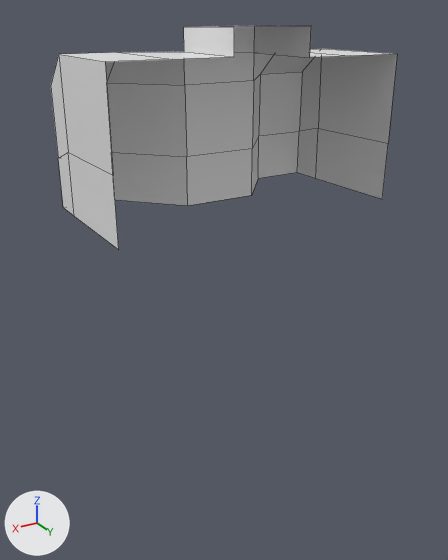
A saved change to the FBX model Assets/Scenes/Pawsville/Environment/Lvl2_Pawsville_Predio.fbx.
Rendered twice from a 50 mm camera at (122.33, 17.12, 6.4) aimed at (110.6, -2.42, -3.37). Lighting does not change. The marker at lower left points along +X, +Y and +Z. Mesh edges are drawn as thin lines. Where no turn or scale is listed for an object, it has been applied to the vertices.

The scene before the commit, as lines of its bpy script (objects in view):
```python
me_cube_015 = bpy.data.meshes.new('Cube.015')
me_cube_015.from_pydata(...)  # 42 vertices, 31 faces; spans x -5.48..5.52, y -2.32..3.14, z -3.28..3.09
# before: 24 (5.52, 3.14, -3.22) at pixel (118, 249)
ob_cube_013 = bpy.data.objects.new('Cube.013', me_cube_015)
ob_cube_013.location = (110.36, -3.08, 2.95)
```
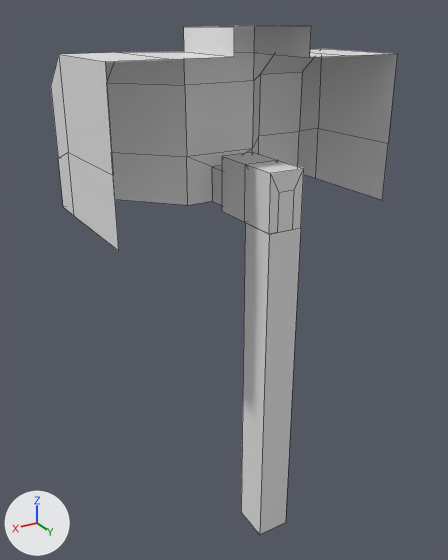
Where the newer file only moved an object's origin or applied its transform, the numbers keep the older frame.

Location of each change, [x1, y1, x2, y2] in pixels of the pictures (448 x 560 px; the box of a moved part takes in the faces that stretch with it):
'Cube.013', reshaped: before [51, 26, 397, 249]; after [51, 26, 397, 251]
'Cube.017', added: after [241, 223, 301, 534]
'Cube.015', added: after [245, 160, 277, 203]
part 1 of me_cube_015, built on: before [58, 129, 318, 216]; after [58, 129, 318, 234]
part 2 of me_cube_015, moved or reshaped: before [68, 152, 118, 249]; after [68, 152, 119, 251]

What changed in the scene script:
```text
Change me_cube_015:
    used by ob_cube_013; location = (110.36, -3.08, 2.95)
    verts and faces of me_cube_015; kept vertices keep their numbers, new ones are numbered from 42
    remove me_cube_015.from_pydata(...)  # 42 vertices, 31 faces; spans x -5.48..5.52, y -2.32..3.14, z -3.28..3.09
    add me_cube_015.from_pydata(...)  # 62 vertices, 47 faces; spans x -5.48..5.52, y -2.32..4.23, z -3.28..3.09
    me_cube_015 part 1
    1 face is deleted
    6 vertices in x -5.48..5.52, y -2.32..-0.15, z -3.28 move by (0.0, 0.0, 0.02)
    20 vertices are added at x -0.66..0.65, y -0.15..4.23, z -3.27..-1.22
    17 new faces join them
    me_cube_015 part 2
    add verts[24] = (5.52, 3.14, -3.26)  # moved, pixel (118, 250)
Add me_cube_014:
    me_cube_014.from_pydata(...)  # 36 vertices, 26 faces; spans x -0.67..0.67, y -0.18..0.93, z -0.86..1.17
Add me_cube_036:
    me_cube_036.from_pydata([(0.66, 0.73, 6.56), (-0.66, 0.73, 6.56), (-0.66, -0.71, 6.56), (0.66, -0.71, 6.56), (0.66, 0.71, -6.56), (-0.66, 0.71, -6.56), (-0.66, -0.73, -6.56), (0.66, -0.73, -6.56)], [], [(2, 1, 0, 3), (6, 7, 4, 5), (2, 3, 7, 6), (1, 2, 6, 5), (3, 0, 4, 7), (0, 1, 5, 4)])
Add ob_cube_015:
    ob_cube_015 = bpy.data.objects.new('Cube.015', me_cube_014)
    ob_cube_015.location = (110.36, -0.14, 0.58)
Add ob_cube_017:
    ob_cube_017 = bpy.data.objects.new('Cube.017', me_cube_036)
    ob_cube_017.location = (110.35, 0.43, -6.87)
```
